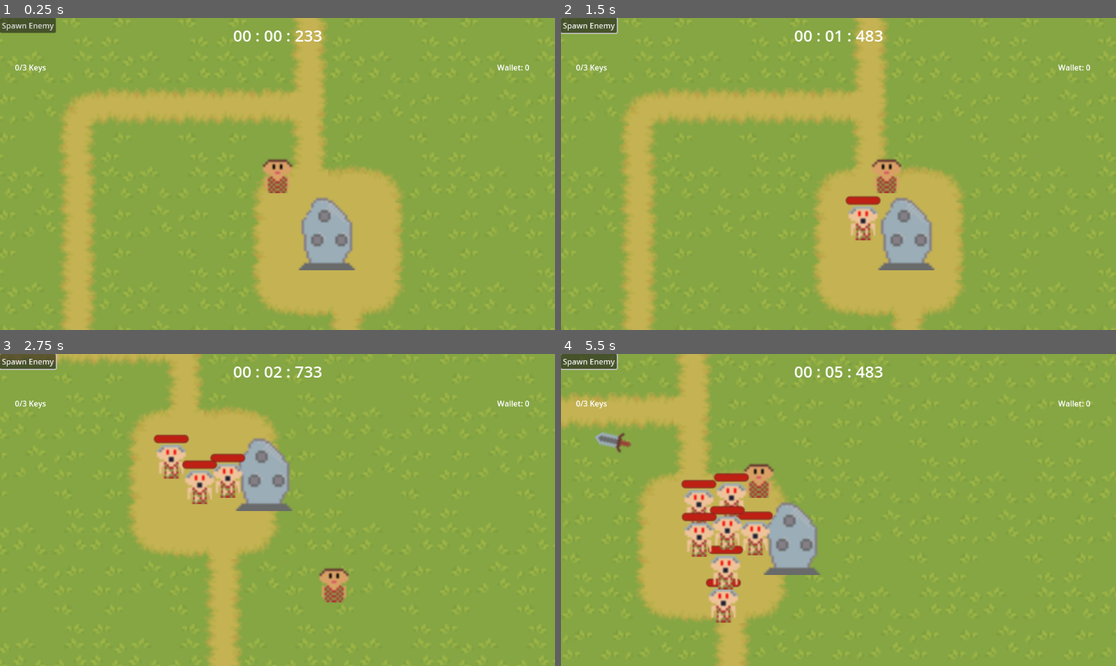
Above: before the commit, frames 1-4 (two rows, left to right).
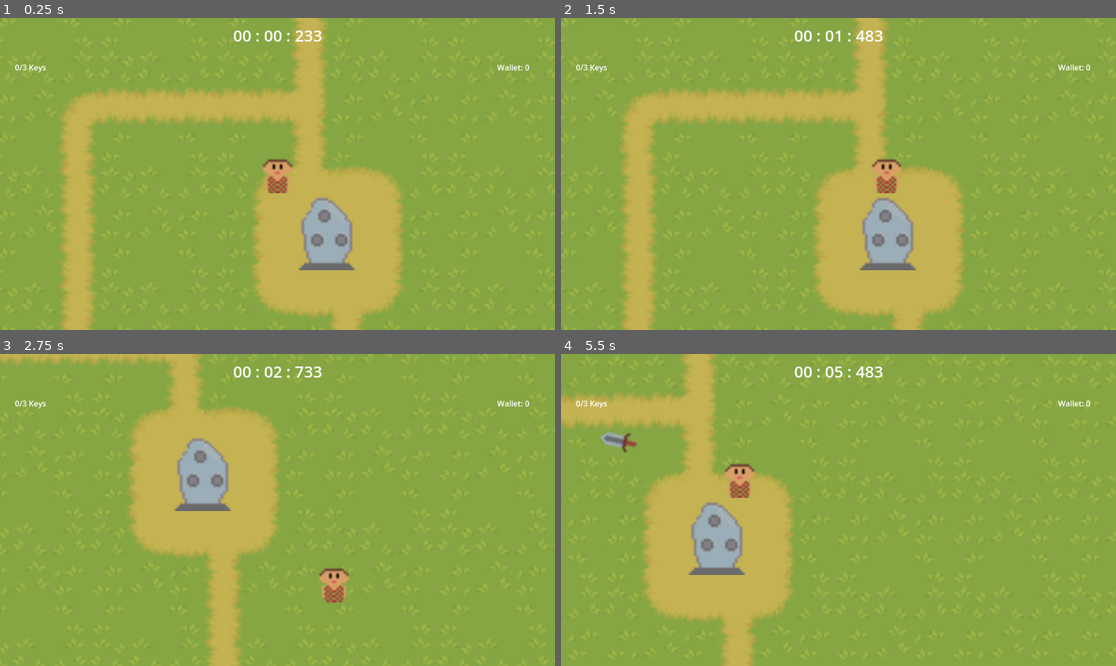
Above: after the commit, the same moments.

Repository: justaplummer/Jame-Gam
Game: Godot game, scene res://Scenes/game_controller.tscn
The game is run twice, just before and just after one commit, with the same random seed, the same clock (stepped at 60 frames per second) and the same inputs.
Inputs (mouse positions are in pixels of both pictures, inside the frame that each line leads up to):
- Up to frame 1 (0.25 s): no input
- Up to frame 2 (1.5 s): click (588, 24) at 0.5 s, where only the run before the commit has a clickable "Spawn Enemy"; tap Z (buy_bag) at 1.25, 1.35 s; move the mouse to (960, 158) at 1.27 s; hold Right (ui_right) from 1.28 s (still down)
- Up to frame 3 (2.75 s): tap Enter (ui_accept) at 1.52, 2.27 s; tap X (buy_dagger_potion) at 1.55, 2.1 s; tap Z (buy_bag) at 2 s; move the mouse to (166, 525) at 2.02 s; release Right (ui_right) at 2.03 s; hold Down (ui_down) from 2.03 s (still down); tap E (interact) at 2.3 s
- Up to frame 4 (5.5 s): tap Z (buy_bag) at 2.75, 3.05, 3.5, 4.25, 4.35, 5, 5.3 s; move the mouse to (894, 441) at 2.77 s; release Down (ui_down) at 2.78 s; hold Right (ui_right) 2.78-3.53 s; tap E (interact) at 2.85, 4.55 s; move the mouse to (810, 572) at 3.52 s; hold Up (ui_up) 3.53-4.28 s; tap Space (attack) at 3.6 s; tap Enter (ui_accept) at 3.77, 4.52, 5.27 s; tap X (buy_dagger_potion) at 3.8, 5.1 s; move the mouse to (1005, 556) at 4.27 s; hold Left (ui_left) from 4.28 s (still down); move the mouse to (672, 463) at 5.02 s

The runs differ from the first frame. In frame 1, 0.5% of the frame differs, in the area x 0-11%, y 0-5%; in frame 2, 2.8%; in frame 3, 4.9%; in frame 4, 10%, in the area x 0-100%, y 0-100%.
Error in both runs: Invalid access to property or key 'player_identifier' on a base object of type 'Nil'. (res://Scripts/LootLocker.gd:72)

Commit message:
Game complete

Diff:
--- a/Scenes/enemy.tscn
+++ b/Scenes/enemy.tscn
@@ -10,7 +10,7 @@
 size = Vector2(12, 14)
 
 [sub_resource type="CircleShape2D" id="CircleShape2D_bs3pn"]
-radius = 91.0
+radius = 277.26
 
 [node name="Enemy" type="RigidBody2D" groups=["enemy"]]
 gravity_scale = 0.0
--- a/Scenes/game_controller.tscn
+++ b/Scenes/game_controller.tscn
@@ -36,6 +36,7 @@
 [node name="MainMenu" parent="CanvasLayer" instance=ExtResource("2_k554e")]
 
 [node name="Spawn_Enemy" type="Button" parent="CanvasLayer"]
+visible = false
 offset_right = 8.0
 offset_bottom = 8.0
 text = "Spawn Enemy"
@@ -77,9 +78,35 @@
 one_shot = true
 autostart = true
 
+[node name="zombie_spawn_ruby" type="Node2D" parent="."]
+position = Vector2(-498, 49)
+
+[node name="ruby_timer" type="Timer" parent="zombie_spawn_ruby"]
+one_shot = true
+autostart = true
+
+[node name="zombie_sapwn_saph" type="Node2D" parent="."]
+position = Vector2(160, 370)
+
+[node name="saph_timer" type="Timer" parent="zombie_sapwn_saph"]
+one_shot = true
+autostart = true
+
+[node name="zombie_sapwn_emer" type="Node2D" parent="."]
+position = Vector2(165, -295)
+
+[node name="emer_timer" type="Timer" parent="zombie_sapwn_emer"]
+one_shot = true
+autostart = true
+
 [connection signal="update_wallet" from="Player" to="." method="_on_player_update_wallet"]
 [connection signal="pressed" from="CanvasLayer/Spawn_Enemy" to="." method="_on_spawn_enemy_pressed"]
+[connection signal="game_over" from="Ward" to="." method="_on_ward_game_over"]
+[connection signal="insufficient_funds" from="Shop" to="." method="_on_shop_insufficient_funds"]
 [connection signal="no_bag_notification" from="Gem_Ruby" to="." method="_on_gem_ruby_no_bag_notification"]
 [connection signal="no_bag_notification" from="Gem_Saph" to="." method="_on_gem_saph_no_bag_notification"]
 [connection signal="no_bag_notification" from="Gem_Emer" to="." method="_on_gem_emer_no_bag_notification"]
 [connection signal="timeout" from="Zombie_Spawn_Ward/Spawn_Zombies_At_Ward" to="." method="_on_spawn_zombies_at_ward_timeout"]
+[connection signal="timeout" from="zombie_spawn_ruby/ruby_timer" to="." method="_on_ruby_timer_timeout"]
+[connection signal="timeout" from="zombie_sapwn_saph/saph_timer" to="." method="_on_saph_timer_timeout"]
+[connection signal="timeout" from="zombie_sapwn_emer/emer_timer" to="." method="_on_emer_timer_timeout"]
--- a/Scenes/gem.tscn
+++ b/Scenes/gem.tscn
@@ -4,7 +4,7 @@
 
 [sub_resource type="CircleShape2D" id="CircleShape2D_j7mm0"]
 
-[node name="Gem" type="Area2D"]
+[node name="Gem" type="Area2D" groups=["gem"]]
 script = ExtResource("1_jnk3v")
 
 [node name="CollisionShape2D" type="CollisionShape2D" parent="."]
--- a/Scenes/hud.tscn
+++ b/Scenes/hud.tscn
@@ -97,5 +97,22 @@
 [node name="hide_need_bag" type="Timer" parent="."]
 one_shot = true
 
+[node name="label_low_funds" type="Label" parent="."]
+visible = false
+layout_mode = 1
+anchors_preset = 1
+anchor_left = 1.0
+anchor_right = 1.0
+offset_left = -292.0
+offset_top = 115.0
+offset_bottom = 164.0
+grow_horizontal = 0
+text = "You have insuffienct funds to buy
+this item. Kill zombies to collect coins."
+
+[node name="hide_low_funds" type="Timer" parent="."]
+one_shot = true
+
 [connection signal="pressed" from="End_Of_Game/Button" to="End_Of_Game" method="_on_button_pressed"]
 [connection signal="timeout" from="hide_need_bag" to="." method="_on_hide_need_bag_timeout"]
+[connection signal="timeout" from="hide_low_funds" to="." method="_on_hide_low_funds_timeout"]
--- a/Scenes/player.tscn
+++ b/Scenes/player.tscn
@@ -6,6 +6,8 @@
 
 [sub_resource type="RectangleShape2D" id="RectangleShape2D_gi4py"]
 size = Vector2(11, 14)
+
+[sub_resource type="CircleShape2D" id="CircleShape2D_qj1s0"]
 
 [node name="Player" type="CharacterBody2D" groups=["player"]]
 collision_layer = 11
@@ -30,4 +32,10 @@
 wait_time = 5.0
 one_shot = true
 
+[node name="detect_enemy" type="Area2D" parent="." groups=["player"]]
+
+[node name="CollisionShape2D" type="CollisionShape2D" parent="detect_enemy"]
+shape = SubResource("CircleShape2D_qj1s0")
+
 [connection signal="timeout" from="Dagger_Throw_Cooldown" to="." method="_on_dagger_throw_cooldown_timeout"]
+[connection signal="body_entered" from="detect_enemy" to="." method="_on_detect_enemy_body_entered"]
--- a/Scenes/ward.gd
+++ b/Scenes/ward.gd
@@ -1,10 +1,13 @@
 extends RigidBody2D
 
+signal game_over
 
 func update_ward(ruby,saph,emer):
 	$ruby.visible = ruby
 	$emer.visible = emer
 	$saph.visible = saph
+	if ruby and saph and emer:
+		game_over.emit()
 
 func _on_area_2d_body_entered(body: Node2D) -> void:
 	if body.is_in_group("player"):
--- a/Scripts/dagger.gd
+++ b/Scripts/dagger.gd
@@ -20,13 +20,14 @@
 
 
 func _on_area_entered(area: Area2D) -> void:
-	print(area)
 	if area.is_in_group("player"):
 		pass
 	elif area.is_in_group("enemy"):
 		area.on_hit()
 		destroy()
 	elif area.is_in_group("ward"):
+		pass
+	elif area.is_in_group("gem"):
 		pass
 	else:
 		destroy()
--- a/Scripts/enemy.gd
+++ b/Scripts/enemy.gd
@@ -27,8 +27,7 @@
 			position = position.move_toward(direction,speed * delta)
 
 func set_direction():
-	direction.x = start_position.x + randf_range(-50,50)
-	direction.y = start_position.y + randf_range(-50,50)
+	direction = Vector2(randf_range(-50,50),randf_range(-50,50))
 
 func on_hit():
 	curHealth -= 1
--- a/Scripts/game_controller.gd
+++ b/Scripts/game_controller.gd
@@ -5,6 +5,8 @@
 @export var enemy_scene: PackedScene
 @onready var player: CharacterBody2D = $Player
 
+var max_zombies = 200
+var cur_zombies = 0
 var hide_menu_on_on_start = true#set to false for normal running
 
 # Called when the node enters the scene tree for the first time.
@@ -47,8 +49,52 @@
 
 
 func _on_spawn_zombies_at_ward_timeout() -> void:
+	if cur_zombies >= max_zombies: return
+	cur_zombies += 1
 	var enemy = enemy_scene.instantiate()
 	enemy.start_position = $Zombie_Spawn_Ward.position
 	enemy.position = $Zombie_Spawn_Ward.position
 	add_child(enemy)
 	$Zombie_Spawn_Ward/Spawn_Zombies_At_Ward.start(randf_range(5,10))
+
+
+func _on_ruby_timer_timeout() -> void:
+	if cur_zombies >= max_zombies: return
+	cur_zombies += 1
+	var enemy = enemy_scene.instantiate()
+	enemy.start_position = $zombie_spawn_ruby.position
+	enemy.position = $zombie_spawn_ruby.position
+	add_child(enemy)
+	$zombie_spawn_ruby/ruby_timer.start(randf_range(25,45))
+
+
+func _on_saph_timer_timeout() -> void:
+	if cur_zombies >= max_zombies: return
+	cur_zombies += 1
+	var enemy = enemy_scene.instantiate()
+	enemy.start_position = $zombie_sapwn_saph.position
+	enemy.position = $zombie_sapwn_saph.position
+	add_child(enemy)
+	$zombie_sapwn_saph/saph_timer.start(randf_range(25,45))
+
+
+func _on_emer_timer_timeout() -> void:
+	if cur_zombies >= max_zombies: return
+	cur_zombies += 1
+	var enemy = enemy_scene.instantiate()
+	enemy.start_position = $zombie_sapwn_emer.position
+	enemy.position = $zombie_sapwn_emer.position
+	add_child(enemy)
+	$zombie_sapwn_emer/emer_timer.start(randf_range(25,45))
+
+
+func _on_player_insufficient_funds() -> void:
+	hud.set_low_funds_warning()
+
+
+func _on_shop_insufficient_funds() -> void:
+	hud.set_low_funds_warning()
+
+
+func _on_ward_game_over() -> void:
+	hud.game_over()
--- a/Scripts/hud.gd
+++ b/Scripts/hud.gd
@@ -34,3 +34,11 @@
 
 func _on_hide_need_bag_timeout() -> void:
 	$label_need_bag.visible = false
+
+func set_low_funds_warning():
+	$label_low_funds.visible = true
+	$hide_low_funds.start(5)
+
+
+func _on_hide_low_funds_timeout() -> void:
+	$label_low_funds.visible = false
--- a/Scripts/player.gd
+++ b/Scripts/player.gd
@@ -1,6 +1,7 @@
 extends CharacterBody2D
 
 signal update_wallet
+
 
 @onready var camera_2d: Camera2D = $Camera2D
 @onready var dagger_throw_cooldown: Timer = $Dagger_Throw_Cooldown
@@ -49,6 +50,8 @@
 
 func subtract_funds(amount):
 	wallet -= amount
+	if wallet < 0:
+		wallet = 0
 	update_wallet.emit()
 
 func _physics_process(_delta):
@@ -79,3 +82,8 @@
 	wallet += inc
 	update_wallet.emit()
 	#hud.set_wallet(wallet)
+
+
+func _on_detect_enemy_body_entered(body: Node2D) -> void:
+	if body.is_in_group("enemy"):
+		subtract_funds(round(randf_range(1,3)))
--- a/Scripts/shop.gd
+++ b/Scripts/shop.gd
@@ -3,6 +3,8 @@
 var player = null
 var bag_cost = 5
 var dagger_potion_cost = 1
+
+signal insufficient_funds
 
 func buy_bag():
 	if player:
@@ -11,7 +13,7 @@
 			player.has_bag = true
 			print("player bought a bag")
 		else:
-			print("player has insufficient funds")
+			insufficient_funds.emit()
 
 func buy_potion():
 	if player:
@@ -20,7 +22,7 @@
 			player.has_potion = true
 			print("player bought a dagger potion")
 		else:
-			print("player has insufficient dagger potion")
+			insufficient_funds.emit()
 
 
 func _on_area_2d_body_entered(body: Node2D) -> void:
Not shown: 1 places in Scenes/player.tscn that only renumber resources
